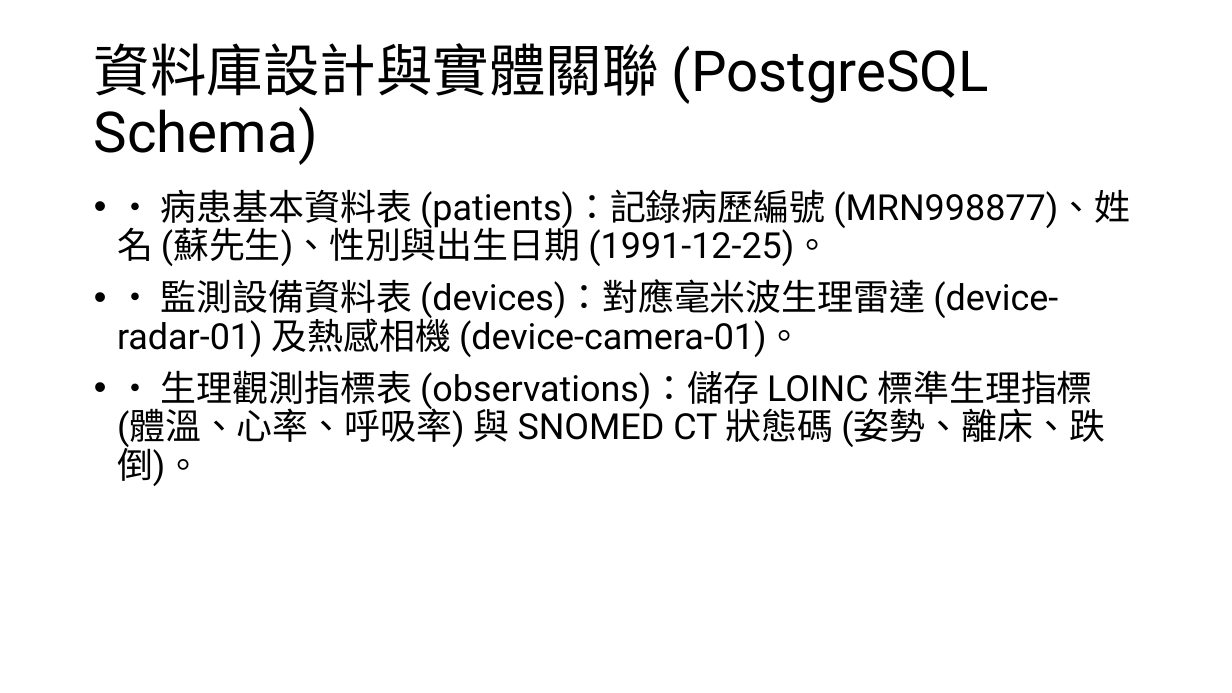
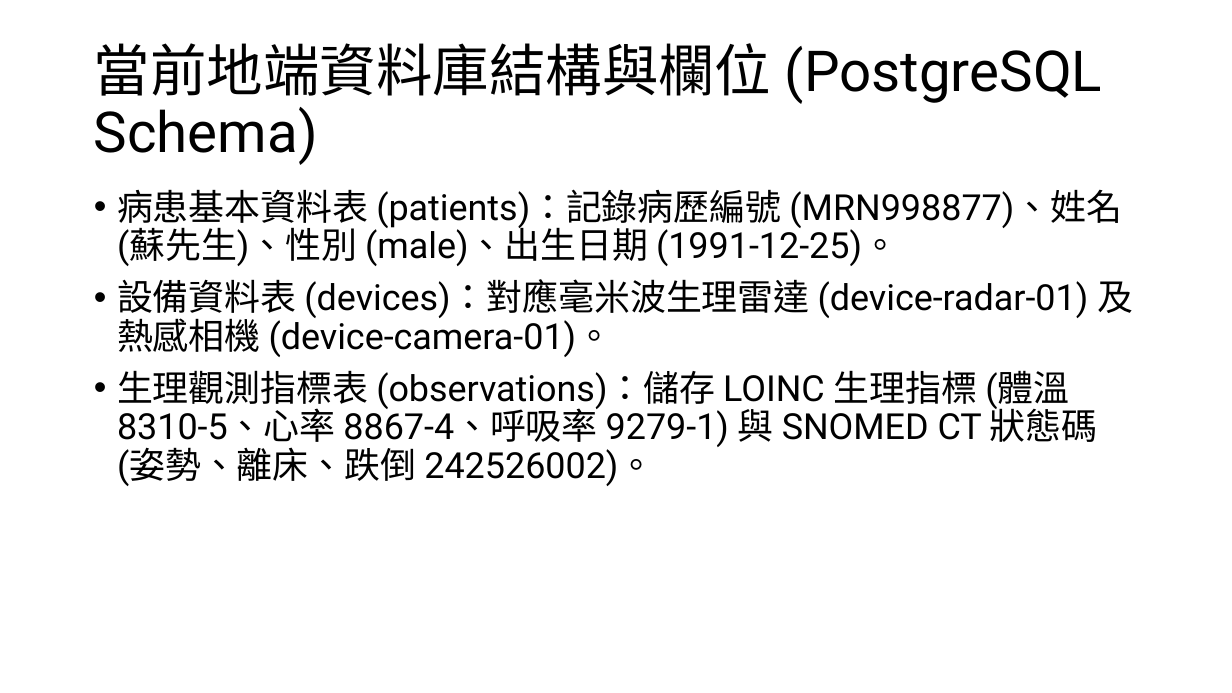
Before and after one commit to Typelin/MR60-FLIR-FHIR-system, a slide deck: slide 4 of _7_13.pptx (slide 3 before the commit). Drawn at 1232x693 pixels with LibreOffice and Linux fonts; fonts in the diff are those of the drawing. Boxes give left, top, right and bottom in pixels: in the first picture for what was removed or moved away, otherwise in the second. Text is boxed around its words. In the diff, an @@ line names an element or a change of style, - is before the commit and + after.

Commit message:
feat: 完備學術匯報投影片，含實體網域部署、資料庫結構表及衛福部官方規範對接說明

```diff
--- a/_7_13.pptx
+++ b/_7_13.pptx
@@ title at [94, 43, 1102, 165]: text changed @@
-資料庫設計與實體關聯 (PostgreSQL Schema)
+當前地端資料庫結構與欄位 (PostgreSQL Schema)
@@ text at [117, 189, 1133, 486]: text changed @@
-• • 病患基本資料表 (patients)：記錄病歷編號 (MRN998877)、姓名 (蘇先生)、性別與出生日期 (1991-12-25)。
-• • 監測設備資料表 (devices)：對應毫米波生理雷達 (device-radar-01) 及熱感相機 (device-camera-01)。
-• • 生理觀測指標表 (observations)：儲存 LOINC 標準生理指標 (體溫、心率、呼吸率) 與 SNOMED CT 狀態碼 (姿勢、離床、跌倒)。
+• 病患基本資料表 (patients)：記錄病歷編號 (MRN998877)、姓名 (蘇先生)、性別 (male)、出生日期 (1991-12-25)。
+• 設備資料表 (devices)：對應毫米波生理雷達 (device-radar-01) 及熱感相機 (device-camera-01)。
+• 生理觀測指標表 (observations)：儲存 LOINC 生理指標 (體溫 8310-5、心率 8867-4、呼吸率 9279-1) 與 SNOMED CT 狀態碼 (姿勢、離床、跌倒 242526002)。
```
Also in this commit, not shown: 1 other slide changed, 2 slides added, 2 slides removed.
